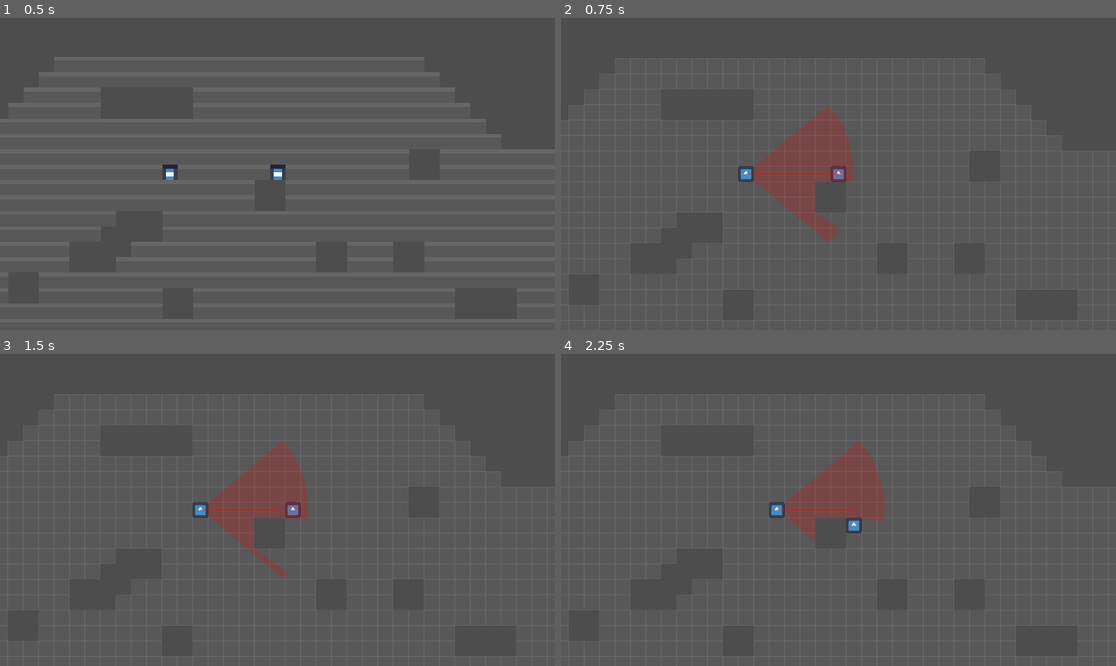
Above: before the commit, frames 1-4 (two rows, left to right).
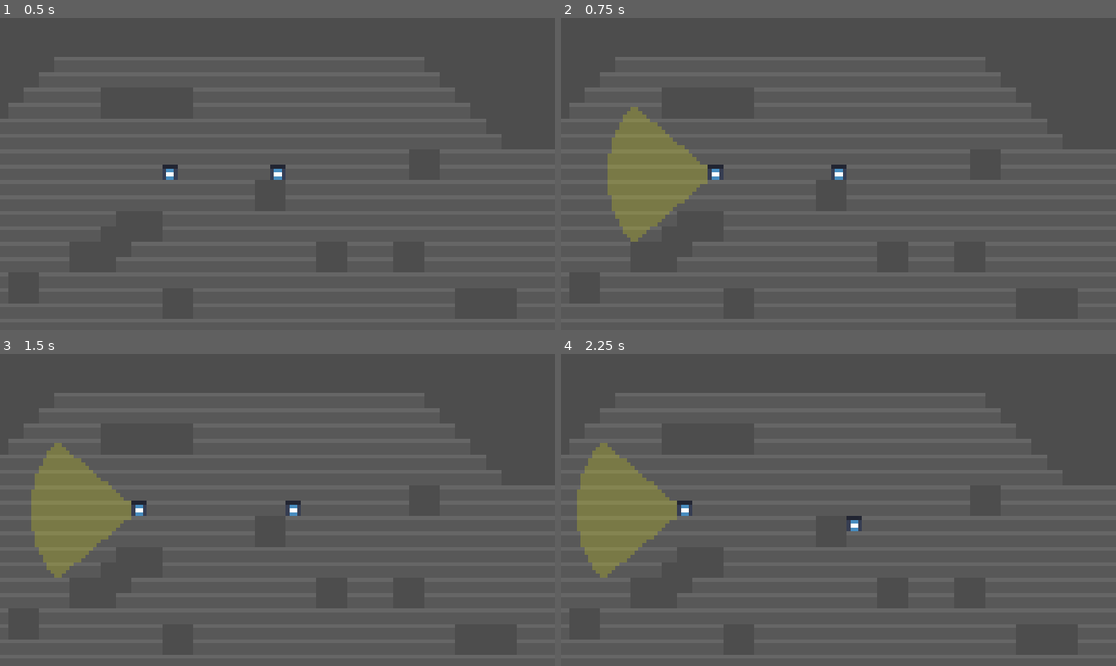
Above: after the commit, the same moments.

Repository: nexcoyocoatl/Projeto_Die_Hard
Game: Godot game, scene res://game.tscn
Two runs of this game, one before a commit and one after it. Both use one fixed random seed, a clock stepped at 60 frames per second and the inputs below. The engine's default icon, where the game draws it, is replaced by a stand-in: a white triangle on a blue panel in a dark square.
Inputs:
- Up to frame 1 (0.5 s): no input
- Up to frame 2 (0.75 s): tap Enter at 0.5 s; hold Right (player_move_right) from 0.53 s (still down)
- Up to frame 3 (1.5 s): tap Space at 1.25 s; release Right (player_move_right) at 1.28 s; hold Down (player_move_down) from 1.28 s (still down)
- Up to frame 4 (2.25 s): tap Enter at 2 s; release Down (player_move_down) at 2.03 s; hold Right (player_move_right) from 2.03 s (still down)

Frame 1 is identical in both runs. In frame 2, 9.6% of the frame differs, in the area x 0-100%, y 12-97%; in frame 3, 9.2%; in frame 4, 8.9%.

Commit message:
mudanças básica de estado do npc com base no cone de visão

Diff:
--- a/game.tscn
+++ b/game.tscn
@@ -11,37 +11,21 @@
 texture = ExtResource("3_feb5d")
 texture_region_size = Vector2i(32, 32)
 0:0/0 = 0
-0:0/0/physics_layer_0/polygon_0/points = PackedVector2Array(-16, -16, 16, -16, 16, 16, -16, 16)
 1:0/0 = 0
-1:0/0/physics_layer_0/polygon_0/points = PackedVector2Array(-16, -16, 16, -16, 16, 16, -16, 16)
 2:0/0 = 0
-2:0/0/physics_layer_0/polygon_0/points = PackedVector2Array(-16, -16, 16, -16, 16, 16, -16, 16)
 3:0/0 = 0
-3:0/0/physics_layer_0/polygon_0/points = PackedVector2Array(-16, -16, 16, -16, 16, 16, -16, 16)
 0:1/0 = 0
-0:1/0/physics_layer_0/polygon_0/points = PackedVector2Array(-16, -16, 16, -16, 16, 16, -16, 16)
 1:1/0 = 0
-1:1/0/physics_layer_0/polygon_0/points = PackedVector2Array(16, -16, 16, 16, -16, 16, -16, -16)
 2:1/0 = 0
-2:1/0/physics_layer_0/polygon_0/points = PackedVector2Array(-16, -16, 16, -16, 16, 16, -16, 16)
 3:1/0 = 0
-3:1/0/physics_layer_0/polygon_0/points = PackedVector2Array(-16, -16, 16, -16, 16, 16, -16, 16)
 0:2/0 = 0
-0:2/0/physics_layer_0/polygon_0/points = PackedVector2Array(-16, -16, 16, -16, 16, 16, -16, 16)
 1:2/0 = 0
-1:2/0/physics_layer_0/polygon_0/points = PackedVector2Array(-16, -16, 16, -16, 16, 16, -16, 16)
 2:2/0 = 0
-2:2/0/physics_layer_0/polygon_0/points = PackedVector2Array(-16, -16, 16, -16, 16, 16, -16, 16)
 3:2/0 = 0
-3:2/0/physics_layer_0/polygon_0/points = PackedVector2Array(-16, -16, 16, -16, 16, 16, -16, 16)
 0:3/0 = 0
-0:3/0/physics_layer_0/polygon_0/points = PackedVector2Array(-16, -16, 16, -16, 16, 16, -16, 16)
 1:3/0 = 0
-1:3/0/physics_layer_0/polygon_0/points = PackedVector2Array(-16, -16, 16, -16, 16, 16, -16, 16)
 2:3/0 = 0
-2:3/0/physics_layer_0/polygon_0/points = PackedVector2Array(-16, -16, 16, -16, 16, 16, -16, 16)
 3:3/0 = 0
-3:3/0/physics_layer_0/polygon_0/points = PackedVector2Array(-16, -16, 16, -16, 16, 16, -16, 16)
 
 [sub_resource type="TileSetAtlasSource" id="TileSetAtlasSource_ryrav"]
 texture = ExtResource("2_7jktm")
@@ -96,7 +80,6 @@
 platform_floor_layers = 4294967041
 line_path = NodePath("../Line2D")
 path = NodePath("../Path1")
-mode = 1
 
 [node name="Path1" type="Path2D" parent="Level"]
 curve = SubResource("Curve2D_fc0e3")
--- a/main.gd
+++ b/main.gd
@@ -1,5 +1,3 @@
-# TODO: usar waypoints para pathfinding
-# TODO: Light2D para cone de visão
 extends Node2D
 
 @export var debug : bool = true
--- a/npc.gd
+++ b/npc.gd
@@ -20,8 +20,9 @@
 @export var path : Path2D = null
 @export var mode : Mode = Mode.FOLLOW
 var pathfinding_grid : AStarGrid2D = AStarGrid2D.new()
-var patrol_path : Array = []
-var current_index : int
+var patrol_path : Array[Vector2i] = []
+var current_patrol_index : int = -1
+var last_player_position : Vector2i
 
 # Movement
 @export var tween_speed : float = 0.2
@@ -50,6 +51,9 @@
 	if (cone_polygon.size() > 3): # Só tenta desenhar se tem um polígono
 		if (alert):
 			draw_polygon(cone_polygon, [Color(130.0, 0.0, 0.0, 0.2)])
+			if mode == Mode.PATROL:
+				mode = Mode.FOLLOW
+			last_player_position = (player.global_position / GlobalVariables.TILE_SIZE).floor()
 		else:
 			draw_polygon(cone_polygon, [Color(130.0, 130.0, 0.0, 0.2)])
 
@@ -66,6 +70,10 @@
 				cone_ray.rotation_degrees = 270
 
 		create_cone()
+		if alert:
+			if mode == Mode.PATROL:
+				mode = Mode.FOLLOW
+			last_player_position = (player.global_position / GlobalVariables.TILE_SIZE).floor()
 
 func receive_tilemap(tilemap : TileMapLayer) -> void:
 	self.tilemap_layer = tilemap
@@ -76,10 +84,6 @@
 	pathfinding_grid.cell_size = Vector2(GlobalVariables.TILE_SIZE, GlobalVariables.TILE_SIZE)
 	pathfinding_grid.diagonal_mode = AStarGrid2D.DIAGONAL_MODE_NEVER
 	pathfinding_grid.update()
-	if mode == Mode.PATROL:
-		_generate_patrol_path()
-		var current_position: Vector2i = (global_position / GlobalVariables.TILE_SIZE).floor()
-		current_index = find_closest_path_point(current_position)
 
 	var used_cells : Dictionary[Vector2i, bool] = {}
 	for cell in tilemap_layer.get_used_cells():
@@ -107,7 +111,6 @@
 	cone_polygon.append(cone_ray.position) # Posição do NPC
 	var original_rotation = cone_ray.rotation_degrees
 	var player_found : bool = false
-	var player_node : CharacterBody2D = get_tree().get_nodes_in_group("Player")[0]
 
 	# Raycaster do ângulo de visão
 	for i in range(-cone_ray_angle, cone_ray_angle+1):
@@ -116,10 +119,10 @@
 		if (cone_ray.is_colliding()):
 			var colliding_object = cone_ray.get_collider()
 
-			if (!player_found and colliding_object == player_node):
+			if (!player_found and colliding_object == player):
 				player_found = true
 				alert = true
-				cone_ray.add_exception(player_node)
+				cone_ray.add_exception(player)
 				cone_ray.force_raycast_update()
 				if (cone_ray.is_colliding()):
 					cone_polygon.append(cone_ray.get_collision_point() - cone_ray.to_global(Vector2.ZERO))
@@ -131,7 +134,7 @@
 		cone_polygon.append(cone_ray.to_global(cone_ray.target_position) - cone_ray.to_global(Vector2.ZERO))
 
 	if (player_found):
-		cone_ray.remove_exception(player_node)
+		cone_ray.remove_exception(player)
 	else:
 		alert = false
 
@@ -159,13 +162,17 @@
 
 func receive_points():
 	moving = true
-	if mode == Mode.FOLLOW:
-		follow_player()
-	elif mode == Mode.PATROL:
-		if patrol_path.is_empty(): _generate_patrol_path()
-		var current_position: Vector2i = (global_position / GlobalVariables.TILE_SIZE).floor()
-		current_index = find_closest_path_point(current_position)
-		patrol()
+	match mode:
+		Mode.FOLLOW:
+			current_patrol_index = -1
+			follow_player()
+		Mode.PATROL:
+			if patrol_path.is_empty():
+				_generate_patrol_path()
+			if current_patrol_index == -1:
+				var current_position: Vector2i = (global_position / GlobalVariables.TILE_SIZE).floor()
+				current_patrol_index = find_closest_path_point(current_position)
+			patrol()
 
 func find_closest_path_point(given_position : Vector2i) -> int:
 	var closest_index: int = 0
@@ -183,14 +190,14 @@
 		return
 	var current_position: Vector2i = (global_position / GlobalVariables.TILE_SIZE).floor()
 	# se npc ainda não está no caminho de patrulha, vai até ele
-	if patrol_path.count(current_position) == 0:
-		current_index = find_closest_path_point(current_position)
-		go_towards_position(current_position, patrol_path[current_index])
+	if !patrol_path.has(current_position):
+		current_patrol_index = find_closest_path_point(current_position)
+		go_towards_position(current_position, patrol_path[current_patrol_index])
 		return
 	# chegou no caminho de patrulha, segue de onde está
-	if current_index == patrol_path.size() - 1: current_index = 1
-	else: current_index = (current_index + 1) % patrol_path.size()
-	var target: Vector2 = Vector2(patrol_path[current_index]) * GlobalVariables.TILE_SIZE + Vector2(GlobalVariables.TILE_SIZE/2.0, GlobalVariables.TILE_SIZE/2.0)
+	if current_patrol_index == patrol_path.size() - 1: current_patrol_index = 1
+	else: current_patrol_index = (current_patrol_index + 1) % patrol_path.size()
+	var target: Vector2 = Vector2(patrol_path[current_patrol_index]) * GlobalVariables.TILE_SIZE + Vector2(GlobalVariables.TILE_SIZE/2.0, GlobalVariables.TILE_SIZE/2.0)
 	var tween = get_tree().create_tween()
 
 	# Facing direction
@@ -201,22 +208,27 @@
 
 func follow_player():
 	var current_position : Vector2i = (global_position / GlobalVariables.TILE_SIZE).floor()
-	var player_position : Vector2i = (player.global_position / GlobalVariables.TILE_SIZE).floor()
+	if current_position == last_player_position:
+		mode = Mode.PATROL
 	# se player estiver fora do tilemap
-	if not pathfinding_grid.region.has_point(Vector2i(player_position)):
+	if not pathfinding_grid.region.has_point(Vector2i(last_player_position)):
 		move_finished()
 		return
-	go_towards_position(current_position, player_position)
+	go_towards_position(current_position, last_player_position)
 
 func go_towards_position(from_position: Vector2i, to_position : Vector2i) -> void:
 	var path_to_position = pathfinding_grid.get_point_path(from_position, to_position)
 	line_path.points = path_to_position
+	var tween = create_tween()
 	if path_to_position.size() <= 1: # vazio ou só tem o tile do proprio npc
-		move_finished()
+		# TODO: arrumar isso aqui
+		# é basicamente um tween fake para dar tempo do process desenhar o conde de visão
+		tween.tween_property(self, "global_position", global_position, tween_speed).set_trans(Tween.TRANS_SINE)
+		line_path.points = path_to_position
+		tween.tween_callback(move_finished)
 		return
 	path_to_position.remove_at(0)
 	var next_position : Vector2 = path_to_position[0] + Vector2(GlobalVariables.TILE_SIZE/2.0, GlobalVariables.TILE_SIZE/2.0)
-	var tween = create_tween()
 
 	# Facing direction
 	change_direction((next_position - global_position).normalized())
--- a/player.gd
+++ b/player.gd
@@ -37,7 +37,7 @@
 
 # Movimenta o jogador
 func move():
-	var cell : Vector2i = Vector2i(position/GlobalVariables.TILE_SIZE + input_direction)
+	var cell : Vector2i = (position/GlobalVariables.TILE_SIZE + input_direction).floor()
 	if (GlobalVariables.DEBUG): print(cell) # TODO: Para verificar próxima tile para a qual o player se movimentará
 	var tween = create_tween()
 
